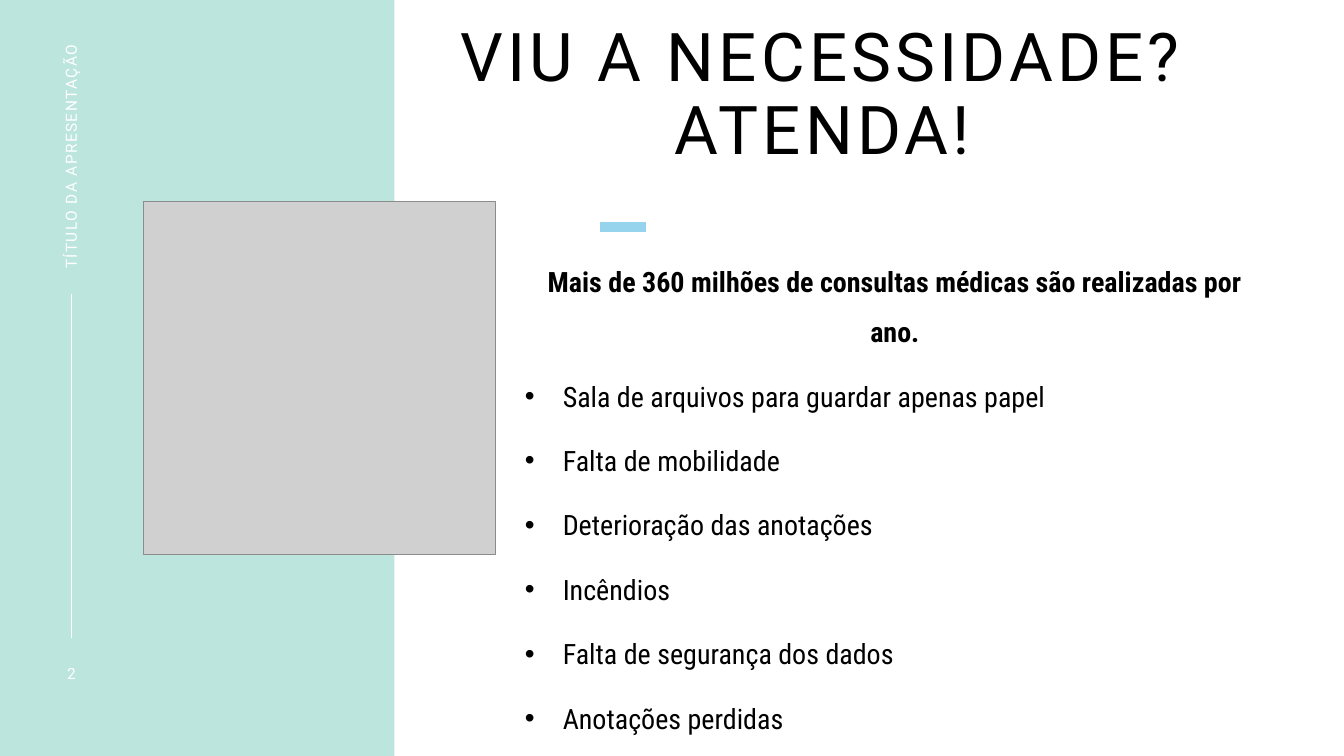
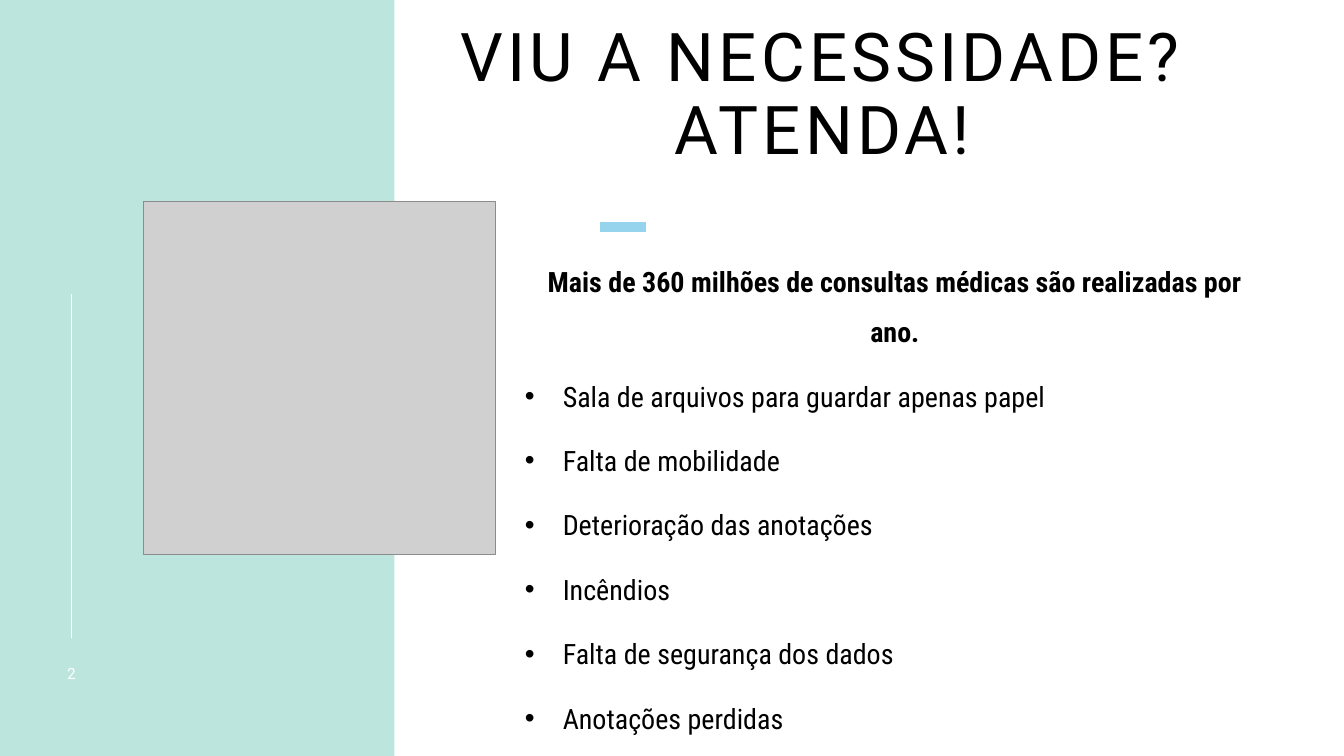
Before and after one commit to tbgbarros/PI-2-DSM2SEM, a slide deck: slide 2 of APRESENTAÇÕES/PSU.pptx. Drawn at 1344x756 pixels with LibreOffice and Linux fonts; fonts in the diff are those of the drawing; grey boxes stand for pictures. Boxes give left, top, right and bottom in pixels: in the first picture for what was removed or moved away, otherwise in the second. Text is boxed around its words. In the diff, an @@ line names an element or a change of style, - is before the commit and + after.

```diff
--- a/APRESENTAÇÕES/PSU.pptx
+++ b/APRESENTAÇÕES/PSU.pptx
@@ text removed at (61, 58, 81, 268) @@
-TÍTULO DA APRESENTAÇÃO
```
Also in this commit, not shown: 6 other slides changed.
